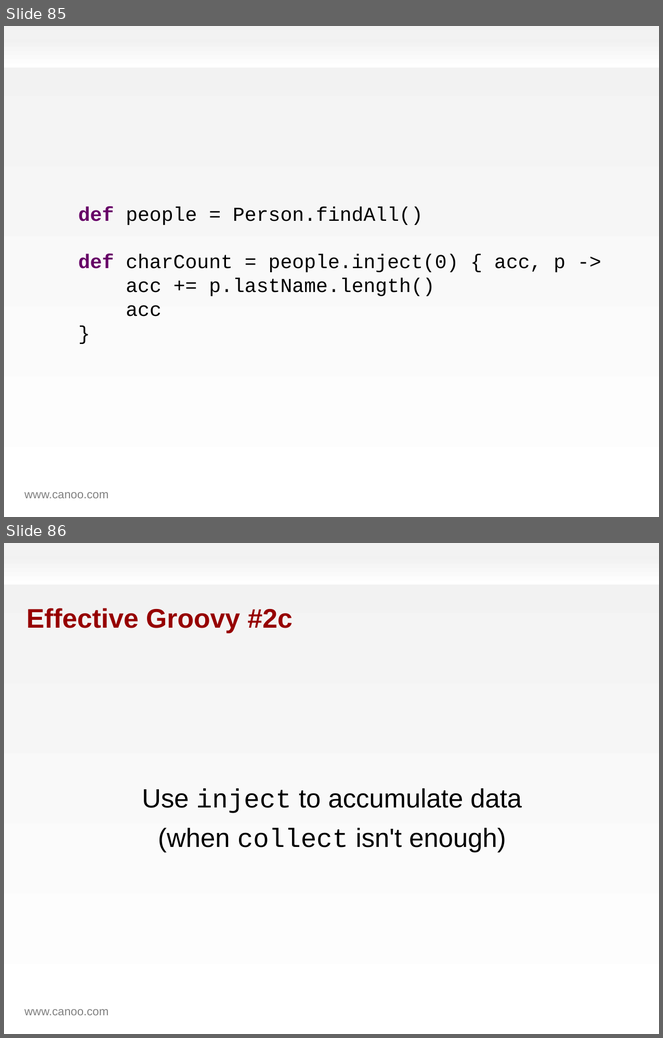
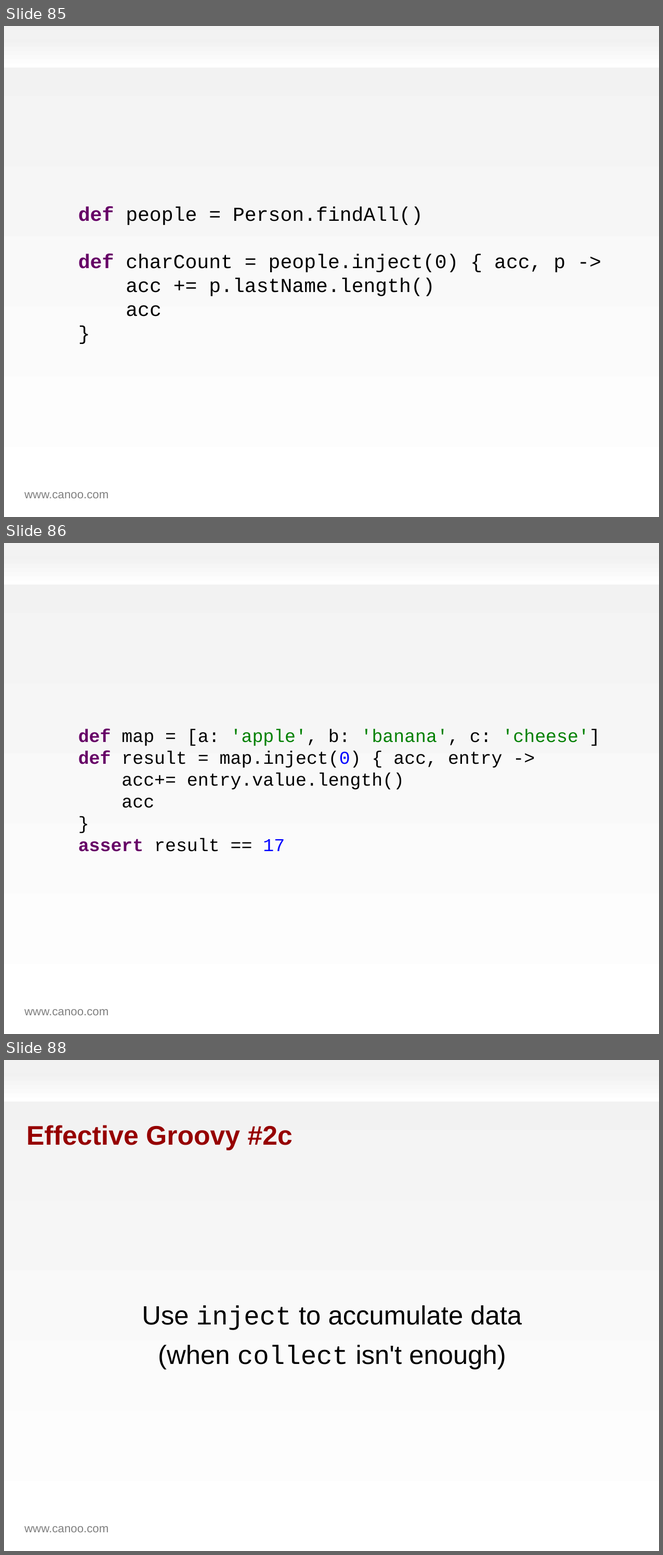
Before and after one commit to HamletDRC/presentations, a slide deck: effectivegroovy/effectivegroovy.odp. Shown one above the other, each under a label of ours: slides 85 and 86 before the commit, slides 85, 86 and 88 after it; the slides between them are not shown. The pictures are 663x1038 and 663x1555 pixels, drawn with LibreOffice and Linux fonts; fonts in the diff are those of the drawing; background and template pictures are left out. Boxes give left, top, right and bottom in pixels: in the first picture for what was removed or moved away, otherwise in the second. Text is boxed around its words. In the diff, an @@ line names an element or a change of style, - is before the commit and + after.

Commit message:
added new MapInject to Effective Groovy

```diff
--- a/effectivegroovy/effectivegroovy.odp
+++ b/effectivegroovy/effectivegroovy.odp
@@ slide 86 added at [4,543,659,1034], background gradient #F2F2F2 to #FFFFFF; not listed: 2 template elements that a slide beside it also shows @@
@@ text added at [78,730,600,852], 22 pt, text #000000 @@
+def map = [a: 'apple', b: 'banana', c: 'cheese']
+def result = map.inject(0) { acc, entry ->
+acc+= entry.value.length()
+acc
+}
+assert result == 17
@@ what was slide 86 is now slide 88 @@
```
Also in this commit, not shown: 1 other slide added, 1 other file.
